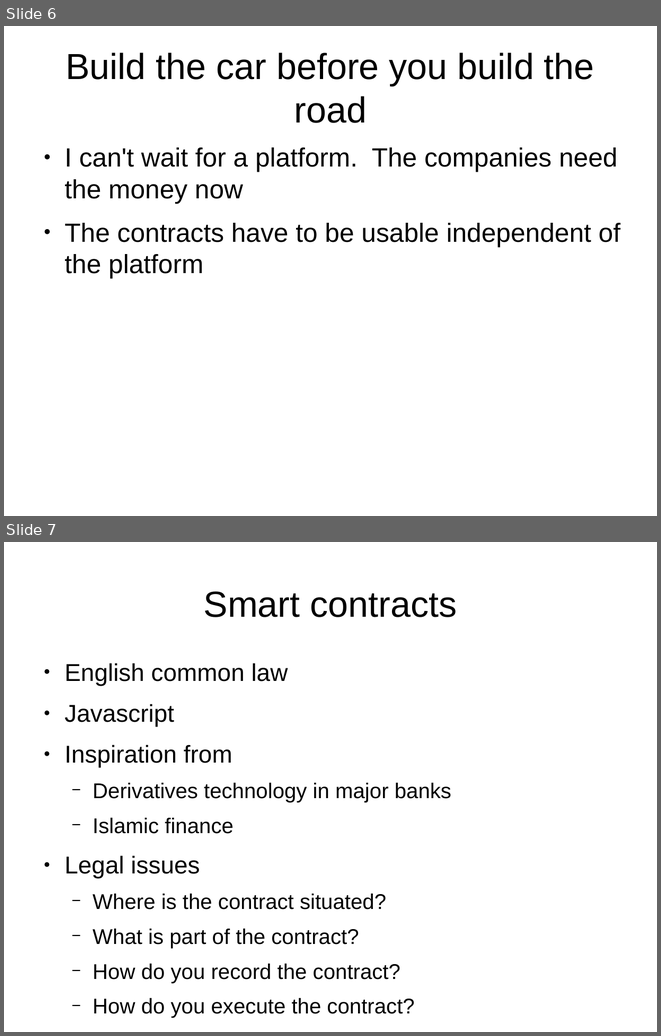
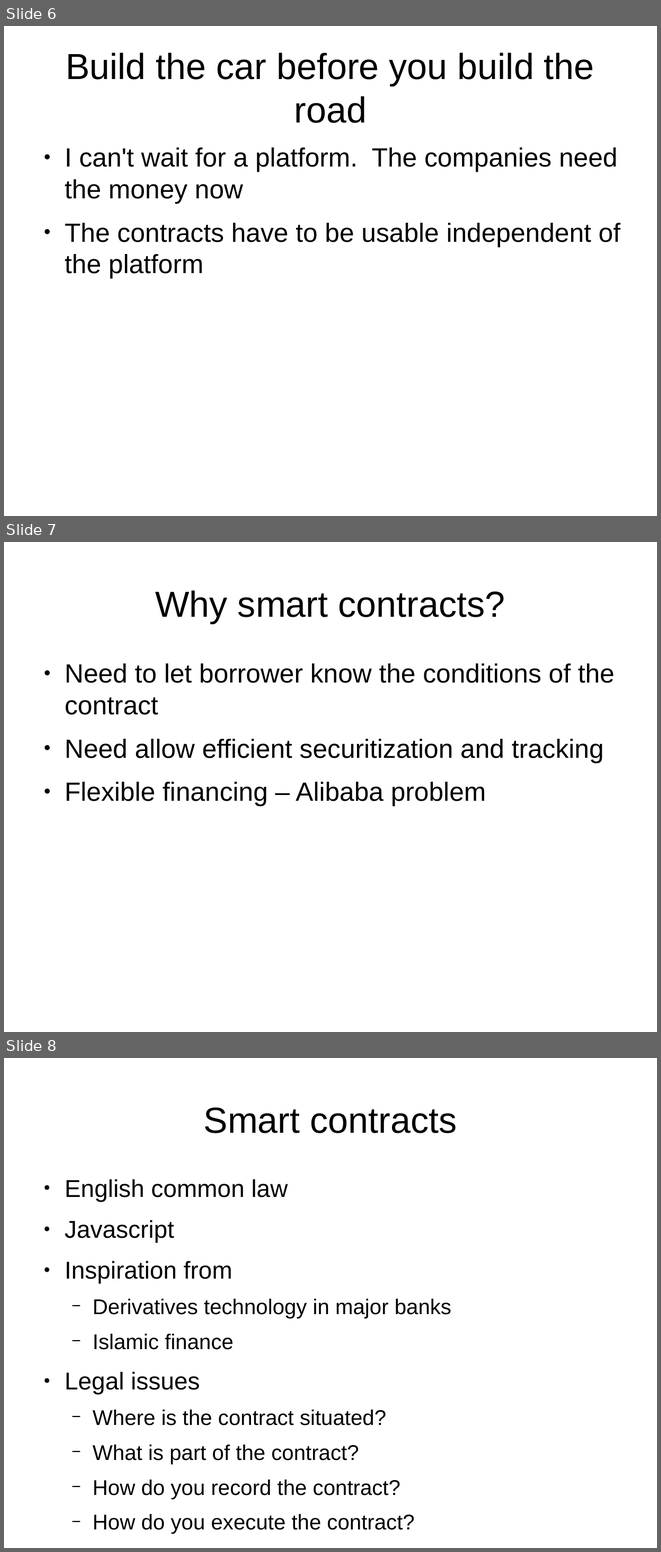
Before and after one commit to joequant/bitquant, a slide deck: pitchdecks/smart-contracts-practice-lawsociety.odp. Shown one above the other, each under a label of ours: slides 6 and 7 before the commit, slides 6, 7 and 8 after it. The pictures are 661x1036 and 661x1552 pixels, drawn with LibreOffice and Linux fonts; fonts in the diff are those of the drawing. Boxes give left, top, right and bottom in pixels: in the first picture for what was removed or moved away, otherwise in the second. Text is boxed around its words. In the diff, an @@ line names an element or a change of style, - is before the commit and + after.

```diff
--- a/pitchdecks/smart-contracts-practice-lawsociety.odp
+++ b/pitchdecks/smart-contracts-practice-lawsociety.odp
@@ slide 7 added at (4, 542, 657, 1032), background #FFFFFF @@
@@ title added at (155, 590, 505, 623), 44 pt, text #000000 @@
+Why smart contracts?
@@ text added at (64, 663, 615, 806), 32 pt, text #000000 @@
+● Need to let borrower know the conditions of the contract
+● Need allow efficient securitization and tracking
+● Flexible financing – Alibaba problem
@@ what was slide 7 is now slide 8 @@
```
Also in this commit, not shown: 3 slides changed, 1 other slide added, 1 other file.
